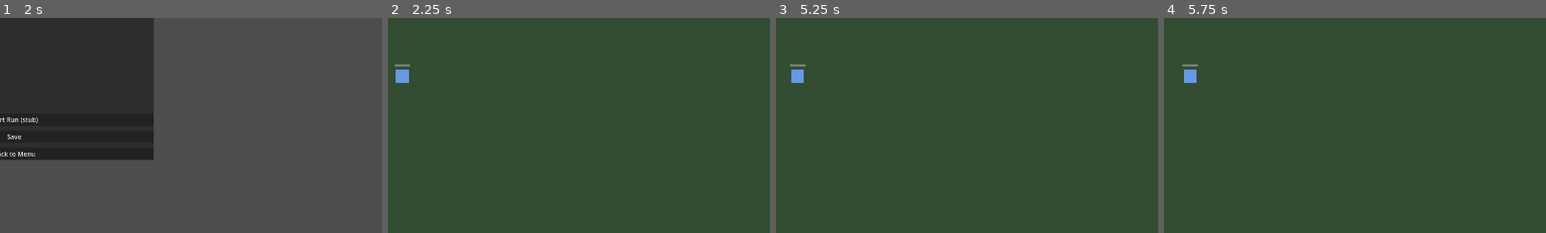
Above: before the commit, frames 1-4 (left to right).
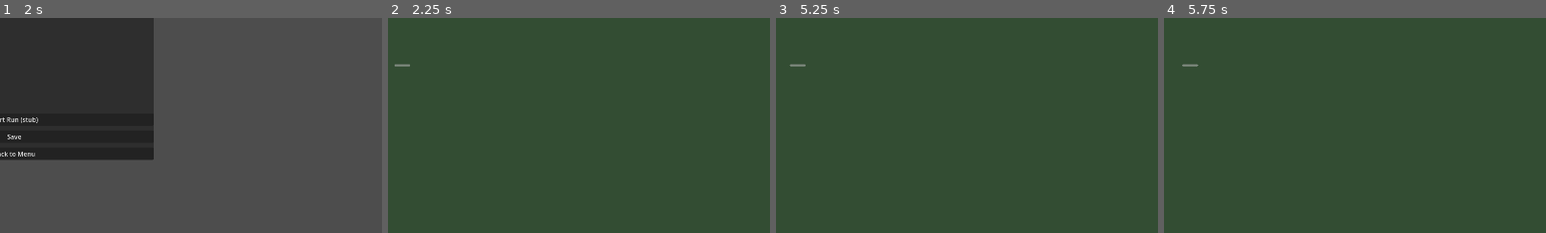
Above: after the commit, the same moments.

Repository: Fritzzzz1/NutriRun
Game: Godot game, scene res://scenes/ui/main_menu.tscn
The game is run twice, just before and just after one commit, with the same random seed, the same clock (stepped at 60 frames per second) and the same inputs.
Inputs:
- Up to frame 1 (2 s): click "Start (stub)" at 0.5 s; click "Continue" at 1.25 s
- Up to frame 2 (2.25 s): click "Start Run (stub)" at 2 s
- Up to frame 3 (5.25 s): click "Invincible" at 2.75 s; click "Return to Hub" at 3.5 s; click "Start Run (stub)" at 4.25 s; tap Enter at 5 s; hold Right (ui_right) from 5.03 s (still down)
- Up to frame 4 (5.75 s): keep holding Right (ui_right)
The pictures show only the part of the screen within x 48-98%, y 36-86%; the shares and areas given below are measured in that part.

Frame 1 is identical in both runs. In frame 2, 0.2% of the frame differs, in the area x 2-6%, y 24-31%; in frame 3, 0.2%; in frame 4, 0.2%.

Commit message:
Add player animation system with spritesheet support
- Create PlayerAnimationSetup.gd for loading animations from spritesheet
- Support 4-directional walk/idle animations (64x64 frames)
- Update Player.tscn to use AnimatedSprite2D
- Configure walk_up, walk_down, walk_left, walk_right animations
- Add corresponding idle animations for each direction

🤖 Generated with [Claude Code](https://claude.com/claude-code)

Co-Authored-By: Claude Opus 4.5 <noreply@anthropic.com>

Diff:
--- a/scenes/entities/Player.tscn
+++ b/scenes/entities/Player.tscn
@@ -1,12 +1,30 @@
-[gd_scene load_steps=4 format=3]
+[gd_scene load_steps=8 format=3]
 
 [ext_resource type="Script" path="res://scripts/gameplay/PlayerController.gd" id="1_player"]
+[ext_resource type="Texture2D" path="res://assets/sprites/player/character-spritesheet.png" id="2_spritesheet"]
 
 [sub_resource type="RectangleShape2D" id="rect_shape"]
 size = Vector2(32, 32)
 
 [sub_resource type="RectangleShape2D" id="hurtbox_shape"]
 size = Vector2(28, 28)
+
+[sub_resource type="Gradient" id="exhaust_gradient"]
+colors = PackedColorArray(1, 0.7, 0.2, 1, 1, 0.3, 0, 0)
+
+[sub_resource type="GradientTexture1D" id="exhaust_color_ramp"]
+gradient = SubResource("exhaust_gradient")
+
+[sub_resource type="ParticleProcessMaterial" id="exhaust_material"]
+direction = Vector3(0, 1, 0)
+spread = 25.0
+initial_velocity_min = 80.0
+initial_velocity_max = 150.0
+gravity = Vector3(0, 0, 0)
+scale_min = 0.5
+scale_max = 1.5
+color = Color(1, 0.6, 0.2, 1)
+color_ramp = SubResource("exhaust_color_ramp")
 
 [node name="Player" type="CharacterBody2D" groups=["player"]]
 collision_layer = 2
@@ -16,12 +34,8 @@
 [node name="CollisionShape2D" type="CollisionShape2D" parent="."]
 shape = SubResource("rect_shape")
 
-[node name="Sprite" type="ColorRect" parent="."]
-offset_left = -16.0
-offset_top = -16.0
-offset_right = 16.0
-offset_bottom = 16.0
-color = Color(0.4, 0.6, 0.9, 1)
+[node name="AnimatedSprite" type="AnimatedSprite2D" parent="."]
+scale = Vector2(1.0, 1.0)
 
 [node name="HealthBar" type="ProgressBar" parent="."]
 offset_left = -20.0
@@ -32,6 +46,27 @@
 value = 100.0
 show_percentage = false
 
+[node name="NitroBar" type="ProgressBar" parent="."]
+visible = false
+offset_left = -20.0
+offset_top = -38.0
+offset_right = 20.0
+offset_bottom = -33.0
+theme_override_styles/fill = null
+max_value = 100.0
+value = 100.0
+show_percentage = false
+
+[node name="ExhaustParticles" type="GPUParticles2D" parent="."]
+position = Vector2(0, 8)
+emitting = false
+amount = 20
+process_material = SubResource("exhaust_material")
+lifetime = 0.4
+speed_scale = 2.0
+explosiveness = 0.3
+visibility_rect = Rect2(-50, -50, 100, 100)
+
 [node name="Hurtbox" type="Area2D" parent="."]
 collision_layer = 8
 collision_mask = 16
--- /dev/null
+++ b/scripts/gameplay/PlayerAnimationSetup.gd
@@ -0,0 +1,64 @@
+extends Node
+class_name PlayerAnimationSetup
+
+# Frame configuration - adjust these values to match your spritesheet layout
+# Format: [x, y] position in pixels for each frame
+const FRAME_SIZE := Vector2(64, 64)
+
+# Walking animation frames - each array contains [x, y] pixel positions for each frame
+# Adjust these coordinates to match your spritesheet
+
+static var WALK_DOWN_FRAMES := [
+	Vector2(192, 640), Vector2(256, 640), Vector2(320, 640),
+	Vector2(384, 640), Vector2(448, 640), Vector2(512, 640),
+]
+
+static var WALK_LEFT_FRAMES := [
+	Vector2(0, 576), Vector2(64, 576), Vector2(128, 576),
+	Vector2(192, 576), Vector2(256, 576), Vector2(320, 576)
+]
+
+static var WALK_RIGHT_FRAMES := [
+	Vector2(0, 704), Vector2(64, 704), Vector2(128, 704),
+	Vector2(192, 704), Vector2(256, 704), Vector2(320, 704)
+]
+
+static var WALK_UP_FRAMES := [
+	Vector2(192, 512), Vector2(256, 512), Vector2(320, 512),
+	Vector2(384, 512), Vector2(448, 512), Vector2(512, 512),
+]
+
+static func create_sprite_frames(spritesheet: Texture2D) -> SpriteFrames:
+	var sprite_frames := SpriteFrames.new()
+
+	# Remove default animation
+	if sprite_frames.has_animation("default"):
+		sprite_frames.remove_animation("default")
+
+	# Create walk animations
+	_add_animation(sprite_frames, "walk_down", spritesheet, WALK_DOWN_FRAMES, 10.0)
+	_add_animation(sprite_frames, "walk_left", spritesheet, WALK_LEFT_FRAMES, 10.0)
+	_add_animation(sprite_frames, "walk_right", spritesheet, WALK_RIGHT_FRAMES, 10.0)
+	_add_animation(sprite_frames, "walk_up", spritesheet, WALK_UP_FRAMES, 10.0)
+
+	# Create idle animations (first frame of each walk direction)
+	_add_animation(sprite_frames, "idle_down", spritesheet, [WALK_DOWN_FRAMES[0]], 1.0, false)
+	_add_animation(sprite_frames, "idle_left", spritesheet, [WALK_LEFT_FRAMES[0]], 1.0, false)
+	_add_animation(sprite_frames, "idle_right", spritesheet, [WALK_RIGHT_FRAMES[0]], 1.0, false)
+	_add_animation(sprite_frames, "idle_up", spritesheet, [WALK_UP_FRAMES[0]], 1.0, false)
+
+	return sprite_frames
+
+
+static func _add_animation(sprite_frames: SpriteFrames, anim_name: String,
+		spritesheet: Texture2D, frame_positions: Array, fps: float = 10.0, loop: bool = true) -> void:
+
+	sprite_frames.add_animation(anim_name)
+	sprite_frames.set_animation_speed(anim_name, fps)
+	sprite_frames.set_animation_loop(anim_name, loop)
+
+	for pos in frame_positions:
+		var atlas := AtlasTexture.new()
+		atlas.atlas = spritesheet
+		atlas.region = Rect2(pos, FRAME_SIZE)
+		sprite_frames.add_frame(anim_name, atlas)
Not shown, added: scripts/gameplay/PlayerAnimationSetup.gd.uid
